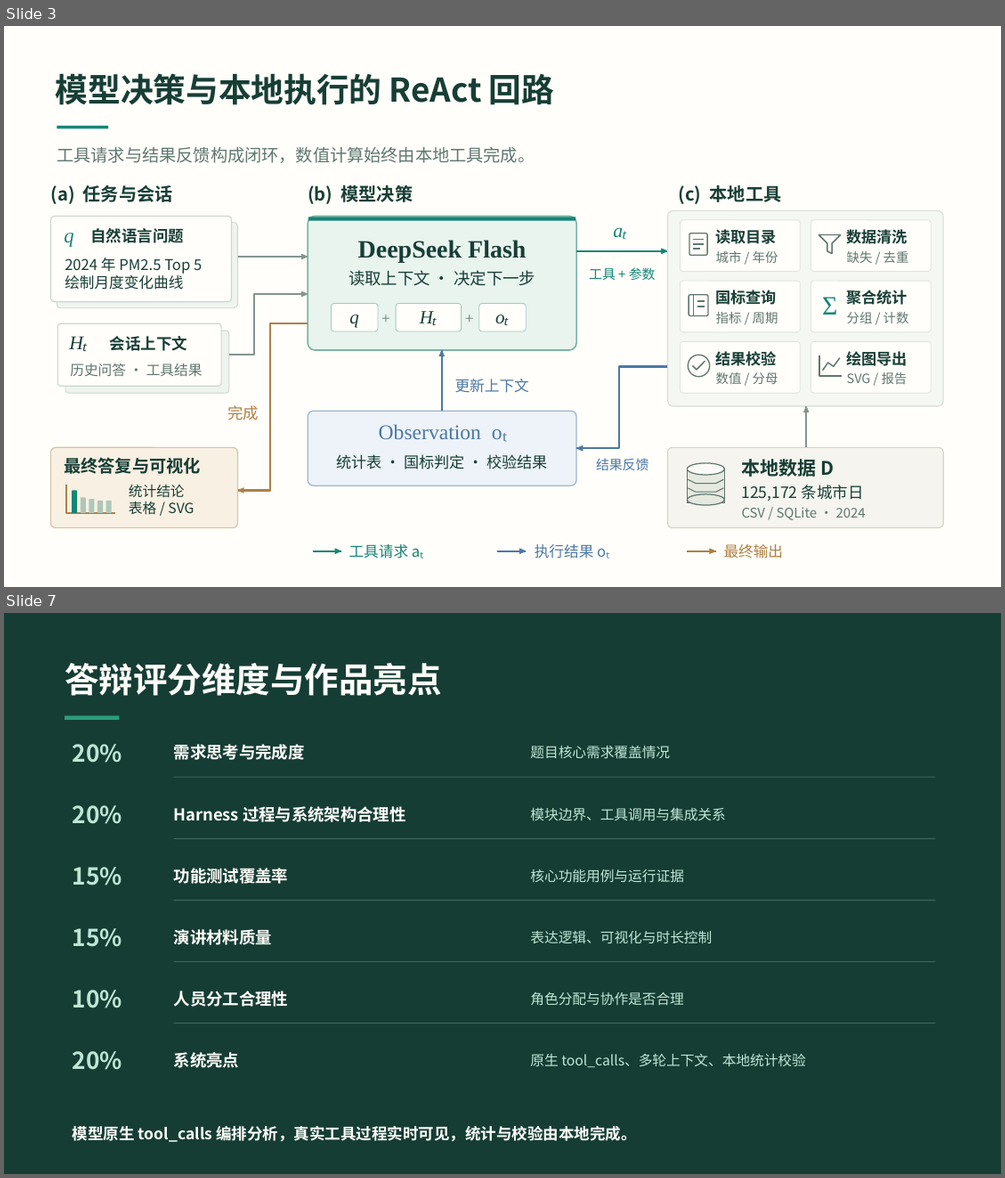
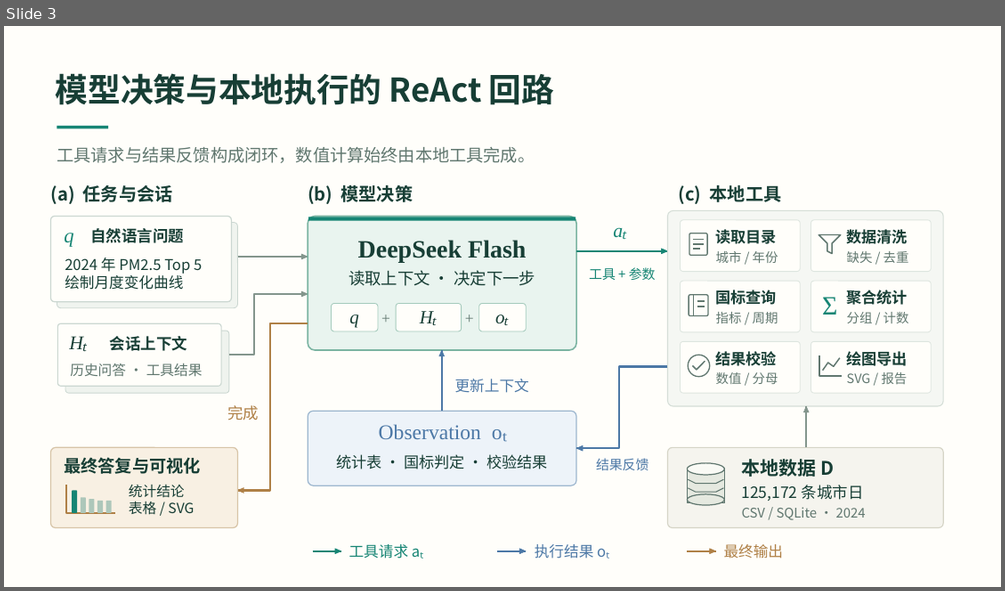
Before and after one commit to liujiting123/AirScope, a slide deck: docs/参赛答辩.pptx. Shown one above the other, each under a label of ours: slides 3 and 7 before the commit, slide 3 after it; the slides between them are not shown. The pictures are 1005x1178 and 1005x591 pixels, drawn with LibreOffice and Linux fonts; fonts in the diff are those of the drawing. Boxes give left, top, right and bottom in pixels: in the first picture for what was removed or moved away, otherwise in the second. Text is boxed around its words. In the diff, an @@ line names an element or a change of style, - is before the commit and + after.

```diff
--- a/docs/参赛答辩.pptx
+++ b/docs/参赛答辩.pptx
@@ slide 7 removed at [4,613,1001,1174], background #153D34 @@
@@ text removed at [65,663,441,696] @@
-答辩评分维度与作品亮点
@@ rectangle removed at [65,716,119,720] @@
@@ text removed at [73,744,122,763] @@
-20%
@@ text removed at [174,744,305,760] @@
-需求思考与完成度
@@ text removed at [530,746,670,759] @@
-题目核心需求覆盖情况
@@ rectangle removed at [174,777,936,778] @@
@@ text removed at [73,805,122,824] @@
-20%
@@ text removed at [174,806,405,822] @@
-Harness 过程与系统架构合理性
@@ text removed at [530,808,725,821] @@
-模块边界、工具调用与集成关系
@@ rectangle removed at [174,838,936,839] @@
@@ text removed at [73,867,122,885] @@
-15%
@@ text removed at [174,868,288,884] @@
-功能测试覆盖率
@@ text removed at [530,869,684,883] @@
-核心功能用例与运行证据
@@ rectangle removed at [174,900,936,900] @@
@@ text removed at [73,928,122,947] @@
-15%
@@ text removed at [174,929,272,945] @@
-演讲材料质量
@@ text removed at [530,931,712,943] @@
-表达逻辑、可视化与时长控制
@@ rectangle removed at [174,962,936,962] @@
@@ text removed at [73,989,122,1008] @@
-10%
@@ text removed at [174,990,288,1006] @@
-人员分工合理性
@@ text removed at [530,992,684,1005] @@
-角色分配与协作是否合理
@@ rectangle removed at [174,1022,936,1023] @@
@@ text removed at [73,1051,122,1070] @@
-20%
@@ text removed at [174,1052,239,1068] @@
-系统亮点
@@ text removed at [530,1054,806,1067] @@
-原生 tool_calls、多轮上下文、本地统计校验
@@ text removed at [73,1126,636,1142] @@
-模型原生 tool_calls 编排分析，真实工具过程实时可见，统计与校验由本地完成。
```
Also in this commit, not shown: 10 slides added, 6 other slides removed, 3 other files.
